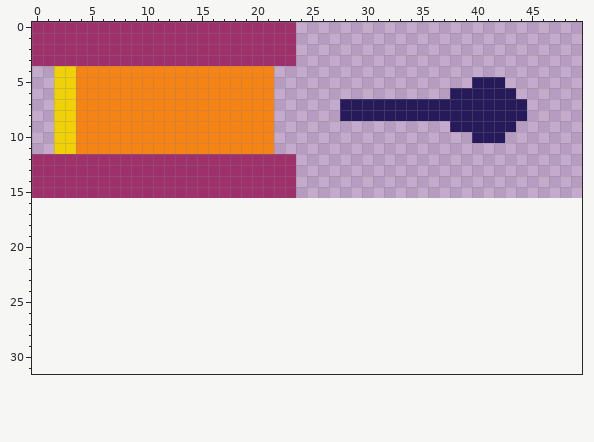
Two states of a pixel-art file, Assets/RasterArt/Source/Tank.ase. Above is the file before it was changed.
50x16 pixels, 1 frame. The old version is drawn lined up with the new one, on the new canvas.
The same view after the edit:
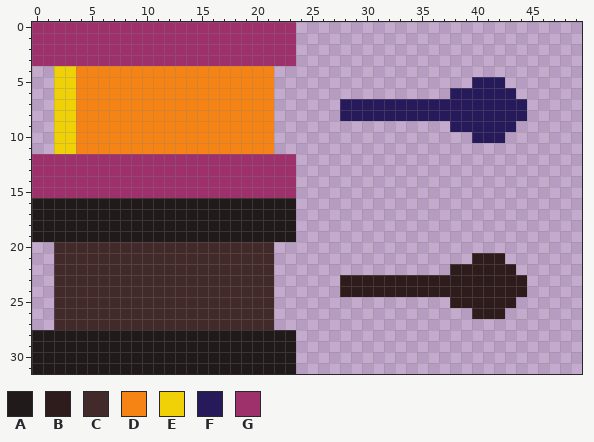
Palette (. is transparent): A #211a1a  B #2e1b1b  C #432a2a  D #f58414  E #f0d107  F #261a5a  G #9e316b
Commit message: Added dead sprites for ship and tank.
What changed:
canvas 50x16 -> 50x32
y 16..19: x 0..23 ........................ -> AAAAAAAAAAAAAAAAAAAAAAAA
y 20: x 2..21 .................... -> CCCCCCCCCCCCCCCCCCCC
y 21: x 2..21 .................... -> CCCCCCCCCCCCCCCCCCCC; x 40..42 ... -> BBB
y 22: x 2..21 .................... -> CCCCCCCCCCCCCCCCCCCC; x 38..43 ...... -> BBBBBB
y 23..24: x 2..21 .................... -> CCCCCCCCCCCCCCCCCCCC; x 28..44 ................. -> BBBBBBBBBBBBBBBBB
y 25: x 2..21 .................... -> CCCCCCCCCCCCCCCCCCCC; x 38..43 ...... -> BBBBBB
y 26: x 2..21 .................... -> CCCCCCCCCCCCCCCCCCCC; x 40..42 ... -> BBB
y 27: x 2..21 .................... -> CCCCCCCCCCCCCCCCCCCC
y 28..31: x 0..23 ........................ -> AAAAAAAAAAAAAAAAAAAAAAAA
Boxes around the changes in both pictures, in picture pixels (x1, y1, x2, y2):
added: (32, 198, 296, 374)
added: (340, 253, 527, 319)
